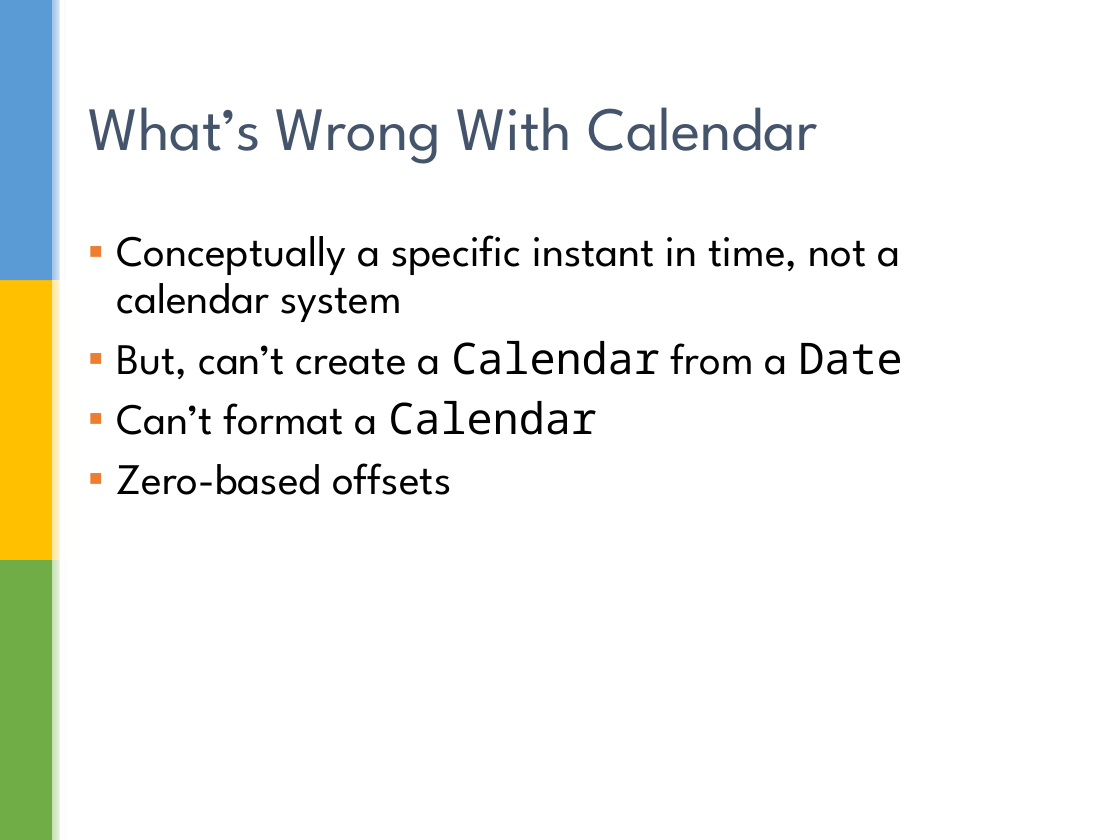
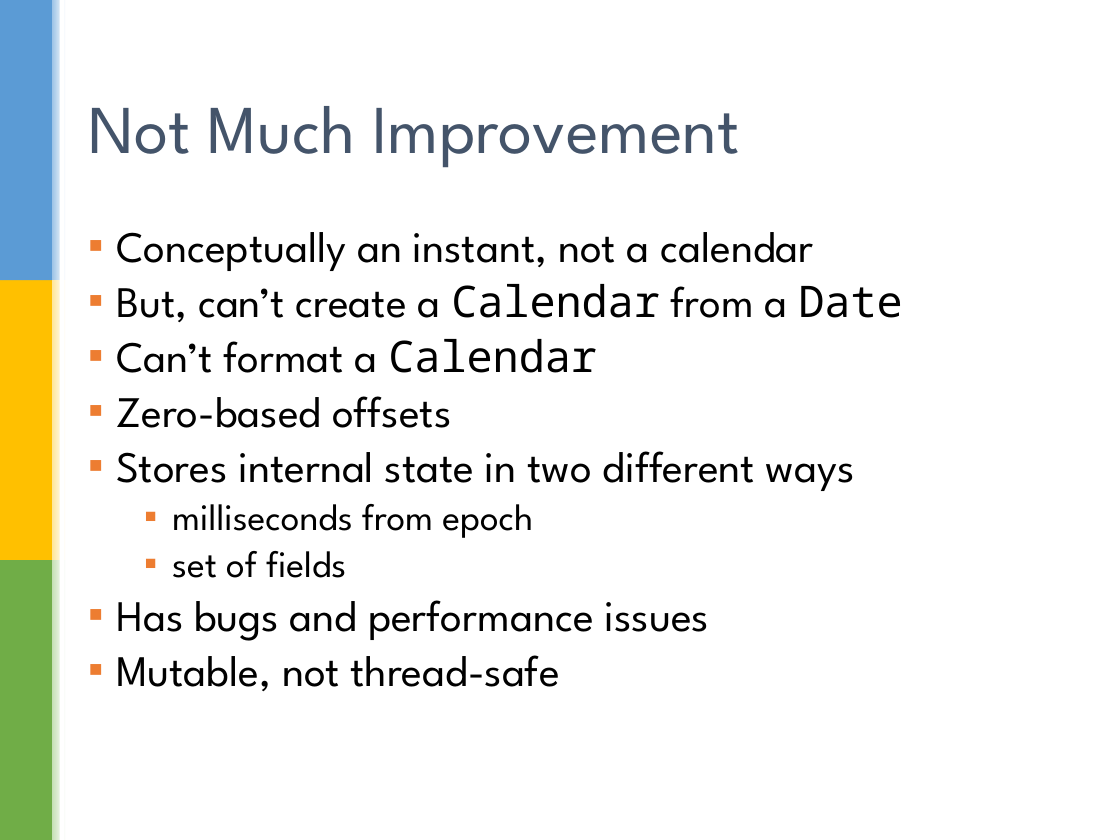
Before and after one commit to sualeh/make-a-date, a slide deck: slide 7 of Java 8 Date and Time API.pptx. Drawn at 1120x840 pixels with LibreOffice and Linux fonts; fonts in the diff are those of the drawing; background and template pictures are left out. Boxes give left, top, right and bottom in pixels: in the first picture for what was removed or moved away, otherwise in the second. Text is boxed around its words. In the diff, an @@ line names an element or a change of style, - is before the commit and + after.

Commit message:
Updates

```diff
--- a/Java 8 Date and Time API.pptx
+++ b/Java 8 Date and Time API.pptx
@@ title at (88, 106, 739, 168): text changed; size 39.6 to 44 pt @@
-What’s Wrong With Calendar
+Not Much Improvement
@@ text at (116, 232, 813, 271): text changed @@
-▪ Conceptually a specific instant in time, not a calendar system
+▪ Conceptually an instant, not a calendar
@@ text at (116, 284, 902, 428): line spacing 0.9 to 0.8 @@
@@ text at (116, 451, 855, 691): paragraphs added @@
+▪ Stores internal state in two different ways
+  ▪ milliseconds from epoch
+  ▪ set of fields
+▪ Has bugs and performance issues
+▪ Mutable, not thread-safe
```
Also in this commit, not shown: 17 other slides changed, 1 slide removed.
